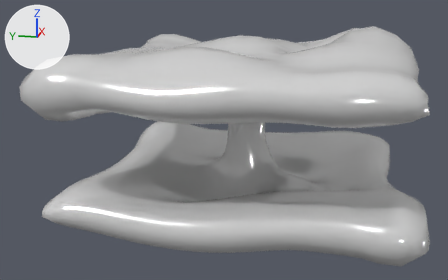
The glTF model android/assets/models/worldB.gltf as it was, and as the next commit left it.
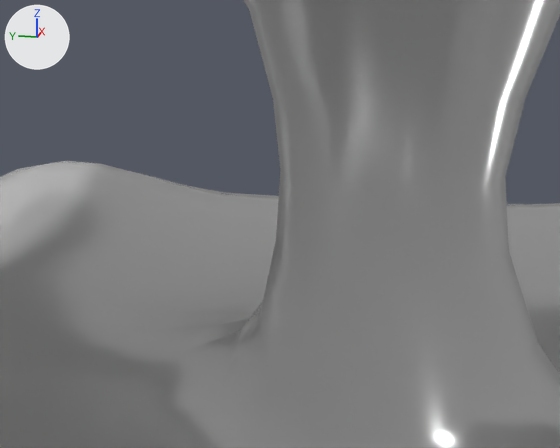
Each version is shown whole from a camera (50 mm lens) standing at (-264.6, -41.9, 16.4) and looking at (-3.7, 10.3, -48.8), then close up from a camera (50 mm lens) standing at (-57.0, -2.2, -34.3) and looking at (-6.0, 8.0, -47.1). Every picture has the same lights, and +X, +Y and +Z are marked at upper left. Vertices at the same position are counted once.

The older version as bpy lines, for what is in view:
```python
me_plane = bpy.data.meshes.new('Plane')
me_plane.from_pydata(...)  # 2006 vertices, 4008 faces; spans x -75.3..74.5, y -73.1..71.1, z -21.3..70.2
me_plane.materials.append(mat_mirror)  # white #e7e7e7
ob_navmeshb = bpy.data.objects.new('navMeshB', me_plane)
ob_navmeshb.location = (0.0, 0.0, -69.28)
```
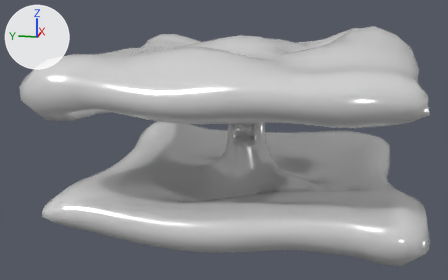
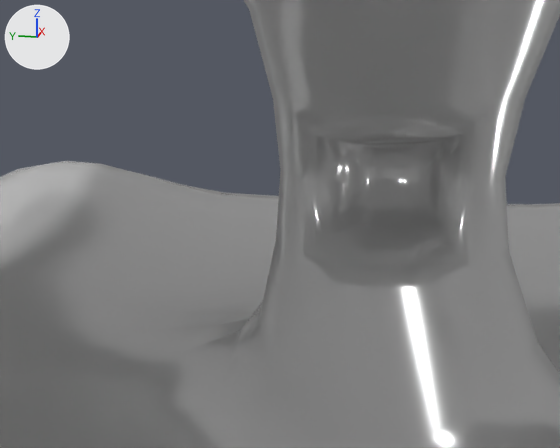
What the commit changed:
me_plane is used by ob_navmeshb; location (0.0, 0.0, -69.28).
me_plane had 2006 vertices, 4008 faces and spanned x -75.3..74.5, y -73.1..71.1, z -21.3..70.2.
me_plane now has 2036 vertices, 4068 faces and spans x -75.3..74.5, y -73.1..71.1, z -21.3..70.2.
Part 1, on me_plane:
2 vertices are removed from x -8.6..-8.5, y -1.0..3.4, z 25.2.
12 faces are deleted.
32 vertices are added at x -8.1..0.8, y -4.1..5.4, z 20.7..28.9.
72 new faces join them.

Pixel boxes [x1, y1, x2, y2] of what changed, in the close-ups (560 x 448 px):
part 1 of me_plane, built on
    both: [290, 101, 496, 290]
